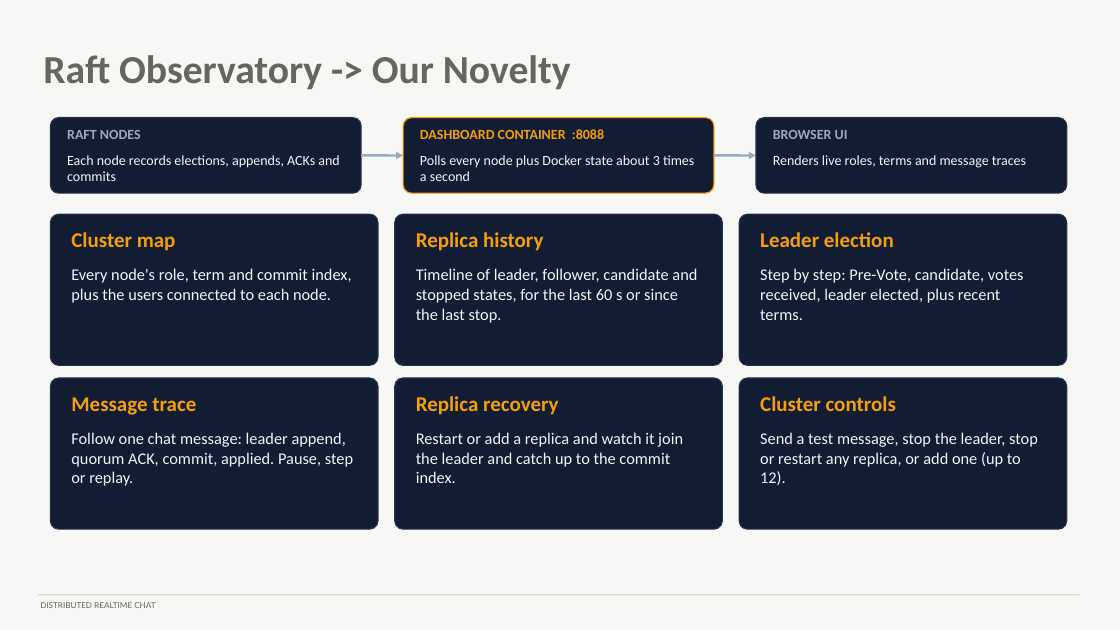
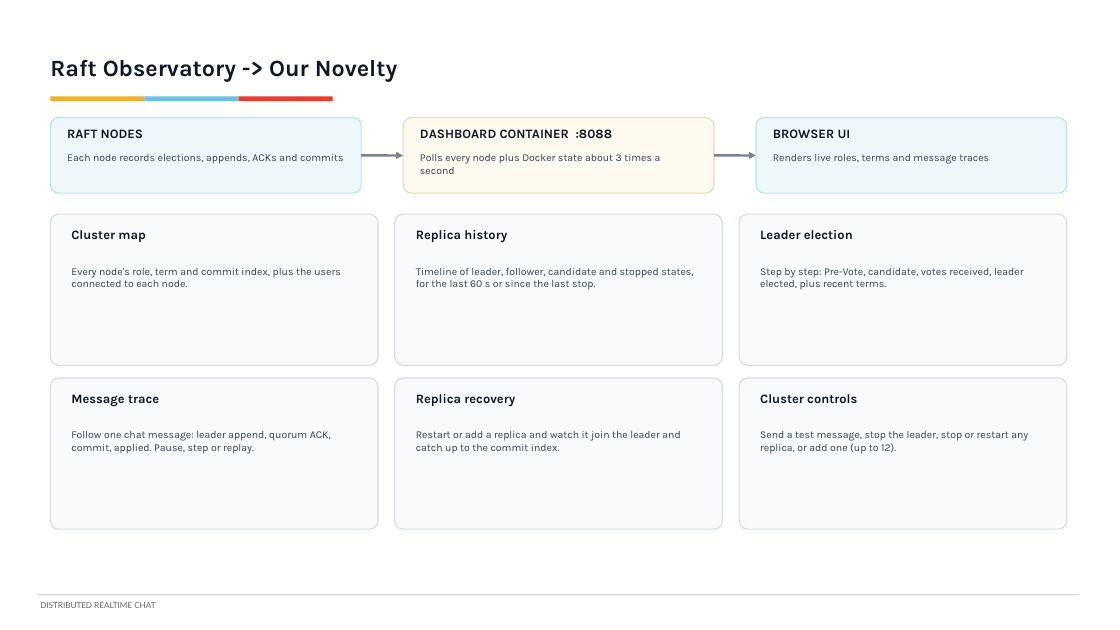
Before and after one commit to vishrutbhushan/distributed-realtime-chat, a slide deck: slide 8 of distributed-realtime-chat-demo.pptx. Drawn at 1120x630 pixels with LibreOffice and Linux fonts; fonts in the diff are those of the drawing. Boxes give left, top, right and bottom in pixels: in the first picture for what was removed or moved away, otherwise in the second. Text is boxed around its words. In the diff, an @@ line names an element or a change of style, - is before the commit and + after.

```diff
--- a/distributed-realtime-chat-demo.pptx
+++ b/distributed-realtime-chat-demo.pptx
@@ background #F7F7F5 to #FFFFFF @@
@@ title "Raft Observatory -> Our Novelty" at (50,60,398,81): size 34 to 20 pt, font Calibri to Karla, text colour #66665F to #0F172A @@
@@ rounded rectangle at (50,118,361,193): fill #121C32 to #EEF8FB; outline #24324F 1 pt to #BCE2ED 1 pt @@
@@ rectangle added at (50,97,145,102), fill #F5AE29 @@
@@ rectangle added at (145,97,239,102), fill #69C2E4 @@
@@ rectangle added at (239,97,333,102), fill #E83D26 @@
@@ rounded rectangle at (403,118,714,193): fill #121C32 to #FEFAF0; outline #F59E0B 1 pt to #E8DAB9 1 pt @@
@@ rounded rectangle at (756,118,1067,193): fill #121C32 to #EEF8FB; outline #24324F 1 pt to #BCE2ED 1 pt @@
@@ text "RAFT NODES" at (67,129,144,138): size 12 to 11 pt, font Calibri to Karla, text colour #9AA9C2 to #0F172A @@
@@ text "DASHBOARD CONTAINER :8088" at (420,129,613,138): size 12 to 11 pt, font Calibri to Karla, text colour #F59E0B to #0F172A @@
@@ text "BROWSER UI" at (773,129,851,138): size 12 to 11 pt, font Calibri to Karla, text colour #9AA9C2 to #0F172A @@
@@ arrow (361, 155) - (403, 155): stroke #9AA9C2 2 pt to #788291 2 pt @@
@@ arrow (714, 155) - (756, 155): stroke #9AA9C2 2 pt to #788291 2 pt @@
@@ size 12 to 9 pt, font Calibri to Karla, text colour #F1F5F9 to #334155 in 3 elements at (67,154,343,164), (420,154,661,174), (773,154,989,164) @@
@@ fill #121C32 to #F8FAFC; outline #24324F 1 pt to #D7DDE3 1 pt in 6 elements at (50,214,378,365), (395,214,723,365), (739,214,1067,365), (50,378,378,529), (395,378,723,529), (739,378,1067,529) @@
@@ size 18 to 11 pt, font Calibri to Karla, text colour #F59E0B to #0F172A in 6 elements at (71,230,146,242), (416,230,507,242), (760,230,853,239), (71,394,159,407), (416,394,515,406), (760,394,857,403) @@
@@ size 14 to 9 pt, font Calibri to Karla, text colour #F1F5F9 to #334155 in 6 elements at (71,268,341,287), (416,268,693,290), (760,268,1024,290), (71,431,331,454), (416,431,680,454), (760,431,1028,454) @@
```
Also in this commit, not shown: 8 other slides changed, 1 other file.
